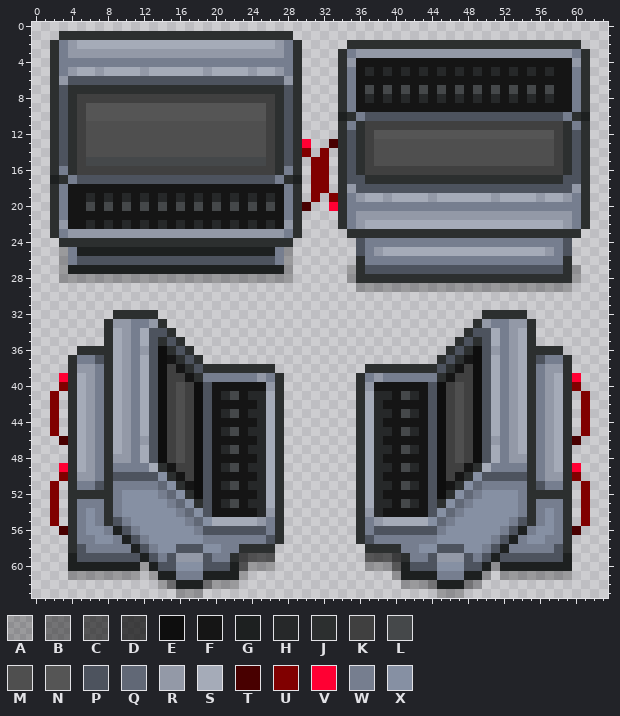
One commit to this pixel-art sprite: Resources/Textures/Structures/Machines/parts.rsi/3.png. That is the earlier state.
The file is 64x64 pixels. Colours within 5 levels of each other are drawn and written as one.
Palette (. is transparent): A #00000040  B #00000070  C #00000094  D #000000af  E #0e0e0e  F #151515  G #1d2020  H #262829  J #2c2f2f  K #404040  L #45484a  M #4f4f4f  N #555555  P #4d535e  Q #616876  R #9399a7  S #a5abb8  T #480000  U #800000  V #ff0033  W #767e8f  X #8690a3
New version:
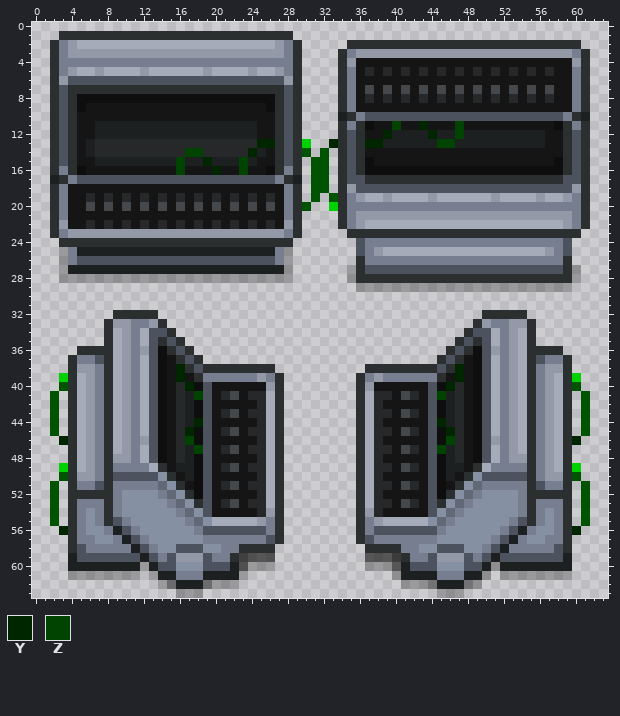
Colours new in this view: Y #002600  Z #014301
What changed:
@@ palette @@
-U #800000
+U #005300
-V #ff0033
+V #00d100
@@ x 0..63 @@
  7 ..JPJJJJJJJJJJJJJJJJJJJJJJJJPJ....JWFLFLFLFLFLFLFLFLFLFLFLFFWJ..
- 8 ..JPJKKKKKKKKKKKKKKKKKKKKKKJPJ....JWFHFHFHFHFHFHFHFHFHFHFHFFWJ..
- 9 ..JPJKNNNNNNNNNNNNNNNNNNNNKJPJ....JWFFFFFFFFFFFFFFFFFFFFFFFFWJ..
-10 ..JPJKNNNNNNNNNNNNNNNNNNNNKJPJ....GJWPPPPPPPPPPPPPPPPPPPPPPWJG..
-11 ..JPJKMMMMMMMMMMMMMMMMMMMMKJPJ....JWJKKKKKKKKKKKKKKKKKKKKKKJWJ..
-12 ..JPJKMMMMMMMMMMMMMMMMMMMMKJPJ....JPJKNNNNNNNNNNNNNNNNNNNNKJPJ..
-13 ..JPJKMMMMMMMMMMMMMMMMMMMMKJPJV..TJPJKMMMMMMMMMMMMMMMMMMMMKJPJ..
-14 ..JPJKMMMMMMMMMMMMMMMMMMMMKJPJU.U.JPJKMMMMMMMMMMMMMMMMMMMMKJPJ..
-15 ..JPJKLLLLLLLLLLLLLLLLLLLLKJPJ.UU.JPJKMMMMMMMMMMMMMMMMMMMMKJPJ..
-16 ..JWJKKKKKKKKKKKKKKKKKKKKKKJWJ.UU.JPJKKKKKKKKKKKKKKKKKKKKKKJPJ..
+ 8 ..JPJEEEEEEEEEEEEEEEEEEEEEEJPJ....JWFHFHFHFHFHFHFHFHFHFHFHFFWJ..
+ 9 ..JPJEFFFFFFFFFFFFFFFFFFFFEJPJ....JWFFFFFFFFFFFFFFFFFFFFFFFFWJ..
+10 ..JPJFFFFFFFFFFFFFFFFFFFFFFJPJ....GJWPPPPPPPPPPPPPPPPPPPPPPWJG..
+11 ..JPJFFGGGGGGGGGGGGGGGGGGFFJPJ....JWJEFFZFFYFFFZFFFFFFFFFFEJWJ..
+12 ..JPJFFGGGGGGGGGGGGGGGGGGFFJPJ....JPJFFYGGGGYGGZGGGGGGGGGFFJPJ..
+13 ..JPJFGHHHHHHHHHHHHHHHHHHYYJPJV..YJPJYYGGGGGGZZGGGGGGGGGGFFJPJ..
+14 ..JPJFGHHHHHHHHHHZZHHHHHYGFJPJU.U.JPJFFFFFFFFFFFFFFFFFFFFFFJPJ..
+15 ..JPJFFGGGGGGGGGZGGYGGGZGFFJPJ.UU.JPJEFFFFFFFFFFFFFFFFFFFFEJPJ..
+16 ..JWJEFFFFFFFFFFZFFFYFFZFFEJWJ.UU.JPJEEEEEEEEEEEEEEEEEEEEEEJPJ..
 17 ..GJWPPPPPPPPPPPPPPPPPPPPPPWJG.UU.JPPJJJJJJJJJJJJJJJJJJJJJJPPJ..
@@ x 28..32 @@
 19 WJ.U.
-20 WJT..
+20 WJU..
 21 WJ...
@@ x 0..63 @@
 37 ....JWWPJSRWSPEFJPJ..........................JPJFEPSWRSJPWWJ....
-38 ....JRRWJSRWSPEKFJPJJJJJJJJ..........JJJJJJJJPJFKEPSWRSJWRRJ....
-39 ...VJSRWJSRWSPEKKFJWWWWWWRWJ........JWRWWWWWWJFKKEPSWRSJWRSJV...
-40 ...UJSRWJSRWSPEKMKEPFFFFFFRJ........JRFFFFFFPEKMKEPSWRSJWRSJU...
-41 ..U.JSRWJSRWSPEKMKEPFHLFHHSJ........JSHHFLHFPEKMKEPSWRSJWRSJ.U..
-42 ..U.JSRWJSRWSPEKMKEPFFFFFHSJ........JSHFFFFFPEKMKEPSWRSJWRSJ.U..
-43 ..U.JSRWJSRWSPEKMKEPFHLFHHSJ........JSHHFLHFPEKMKEPSWRSJWRSJ.U..
-44 ..U.JSRWJSRWSPEKMKEPFFFFFHSJ........JSHFFFFFPEKMKEPSWRSJWRSJ.U..
-45 ..U.JSRWJSRWSPEKMKEPFHLFHHSJ........JSHHFLHFPEKMKEPSWRSJWRSJ.U..
-46 ...TJSRWJSRWRPEKMKEPFFFFFHSJ........JSHFFFFFPEKMKEPRWRSJWRSJT...
-47 ....JSRWJSRWSPEKMKEPFHLFHHSJ........JSHHFLHFPEKMKEPSWRSJWRSJ....
-48 ....JSRWJRRWSPEKMKEPFFFFFHSJ........JSHFFFFFPEKMKEPSWRRJWRSJ....
-49 ...VJSRWJWWWWSJFKKEPFHLFHHSJ........JSHHFLHFPEKKFJSWWWWJWRSJV...
-50 ...UJRRWJPPPPPXJFKEPFFFFFHSJ........JSHFFFFFPEKFJXPPPPPJWRRJU...
+38 ....JRRWJSRWSPEFYJPJJJJJJJJ..........JJJJJJJJPJYFEPSWRSJWRRJ....
+39 ...VJSRWJSRWSPEFYFJWWWWWWRWJ........JWRWWWWWWJFYFEPSWRSJWRSJV...
+40 ...UJSRWJSRWSPEFHYEPFFFFFFRJ........JRFFFFFFPEYHFEPSWRSJWRSJU...
+41 ..U.JSRWJSRWSPEFHGZPFHLFHHSJ........JSHHFLHFPZGHFEPSWRSJWRSJ.U..
+42 ..U.JSRWJSRWSPEFHGEPFFFFFHSJ........JSHFFFFFPEGHFEPSWRSJWRSJ.U..
+43 ..U.JSRWJSRWSPEFHGEPFHLFHHSJ........JSHHFLHFPEGHFEPSWRSJWRSJ.U..
+44 ..U.JSRWJSRWSPEFHGYPFFFFFHSJ........JSHFFFFFPYGHFEPSWRSJWRSJ.U..
+45 ..U.JSRWJSRWSPEFHYEPFHLFHHSJ........JSHHFLHFPEYHFEPSWRSJWRSJ.U..
+46 ...YJSRWJSRWRPEFHZEPFFFFFHSJ........JSHFFFFFPEZHFEPRWRSJWRSJY...
+47 ....JSRWJSRWSPEFHGZPFHLFHHSJ........JSHHFLHFPZGHFEPSWRSJWRSJ....
+48 ....JSRWJRRWSPEFHGEPFFFFFHSJ........JSHFFFFFPEGHFEPSWRRJWRSJ....
+49 ...VJSRWJWWWWSJFGGEPFHLFHHSJ........JSHHFLHFPEGGFJSWWWWJWRSJV...
+50 ...UJRRWJPPPPPXJFGEPFFFFFHSJ........JSHFFFFFPEGFJXPPPPPJWRRJU...
 51 ..U.JWWPJWWWWWQXJFEPFHLFHHSJ........JSHHFLHFPEFJXQWWWWWJPWWJ.U..
@@ x 0..63 @@
 55 ..U.JWXWJPWXXXXXXWQXSSSSSRWJ........JWRSSSSSXQWXXXXXXWPJWXWJ.U..
-56 ...TJWXXWGPWXXXXXXWPPPPPPPWJ........JWPPPPPPPWXXXXXXWPGWXXWJT...
+56 ...YJWXXWGPWXXXXXXWPPPPPPPWJ........JWPPPPPPPWXXXXXXWPGWXXWJY...
 57 ....JWWXXWGPWXXXXXXWWWWWWWPJ........JPWWWWWWWXXXXXXWPGWXXWWJ....
Boxes around the changes in both pictures, in picture pixels (x1, y1, x2, y2):
changed: (77, 94, 275, 175)
changed: (302, 121, 563, 211)
changed: (167, 364, 203, 481)
changed: (437, 364, 473, 481)
changed: (50, 373, 68, 535)
changed: (572, 373, 590, 535)
